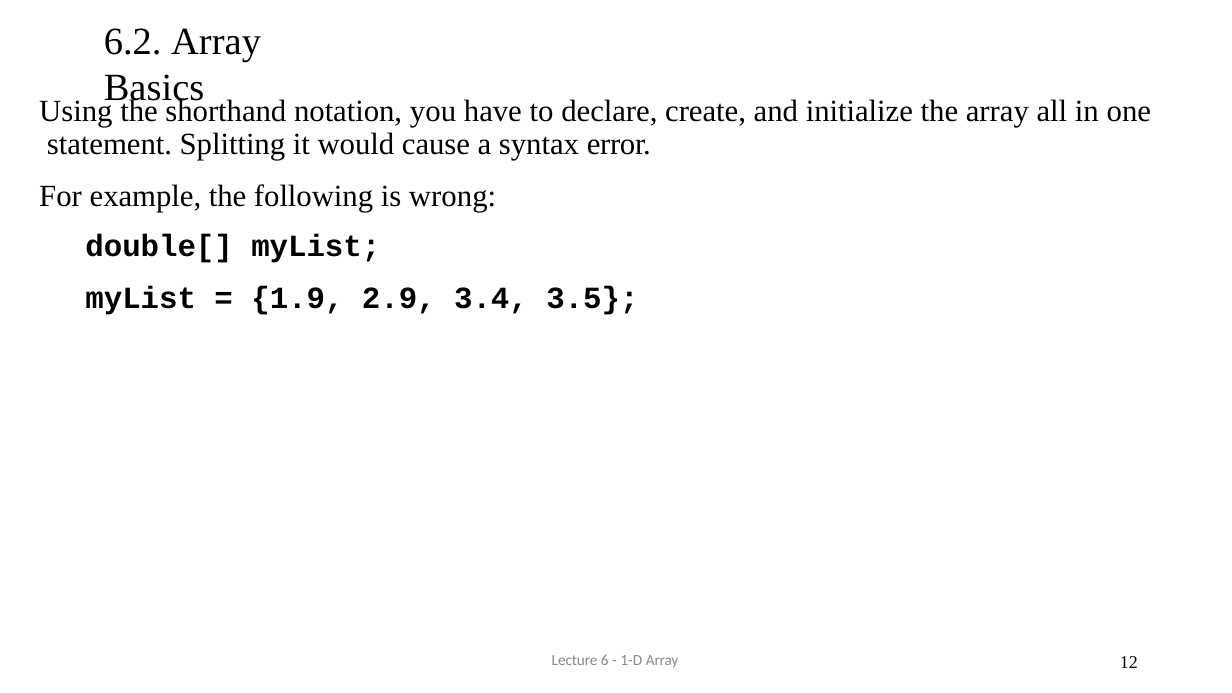
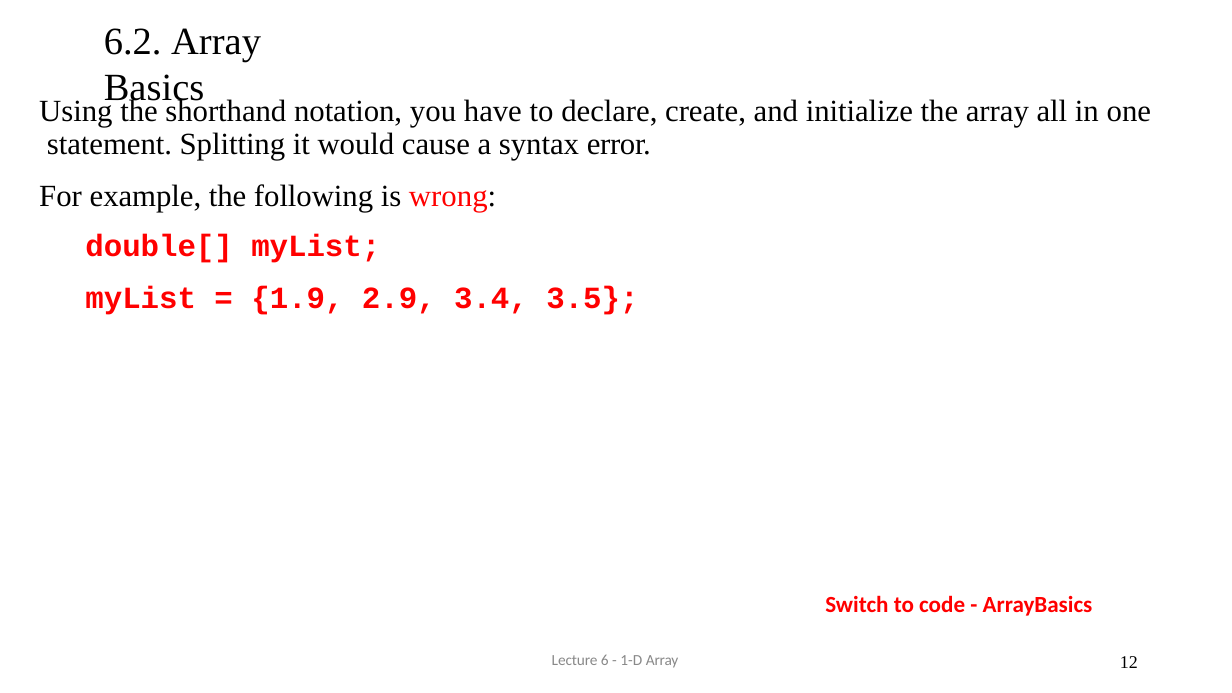
Before and after one commit to AughdonBreslin/CS501IntroToJava, a slide deck: slide 12 of Lectures/6_1DArray.pptx. Drawn at 1232x693 pixels with LibreOffice and Linux fonts; fonts in the diff are those of the drawing. Boxes give left, top, right and bottom in pixels: in the first picture for what was removed or moved away, otherwise in the second. Text is boxed around its words. In the diff, an @@ line names an element or a change of style, - is before the commit and + after.

```diff
--- a/Lectures/6_1DArray.pptx
+++ b/Lectures/6_1DArray.pptx
@@ text at [39, 184, 638, 315]: text colour #000000 to #FF0000 in "wrong:", "double[] myList;", "myList = {1.9, 2.9, 3.4, 3.5};" @@
@@ text added at [825, 595, 1093, 616], 18 pt, text #FF0000, bold @@
+Switch to code - ArrayBasics
```
Also in this commit, not shown: 6 other slides changed, 3 slides removed, 23 other files.
